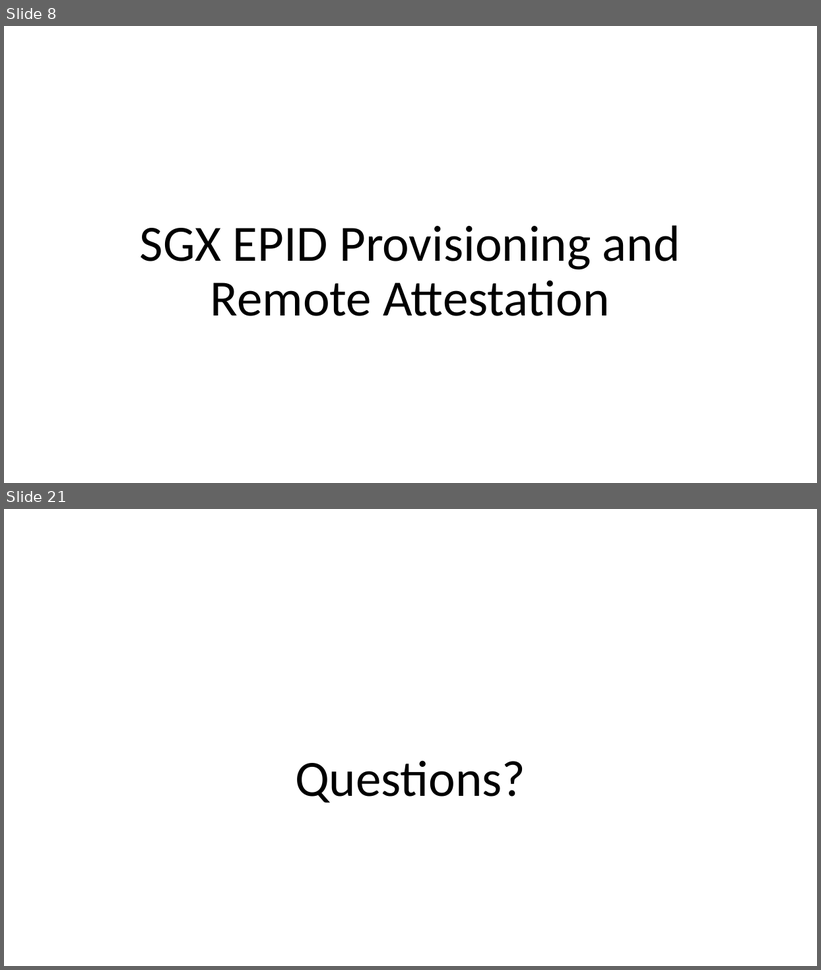
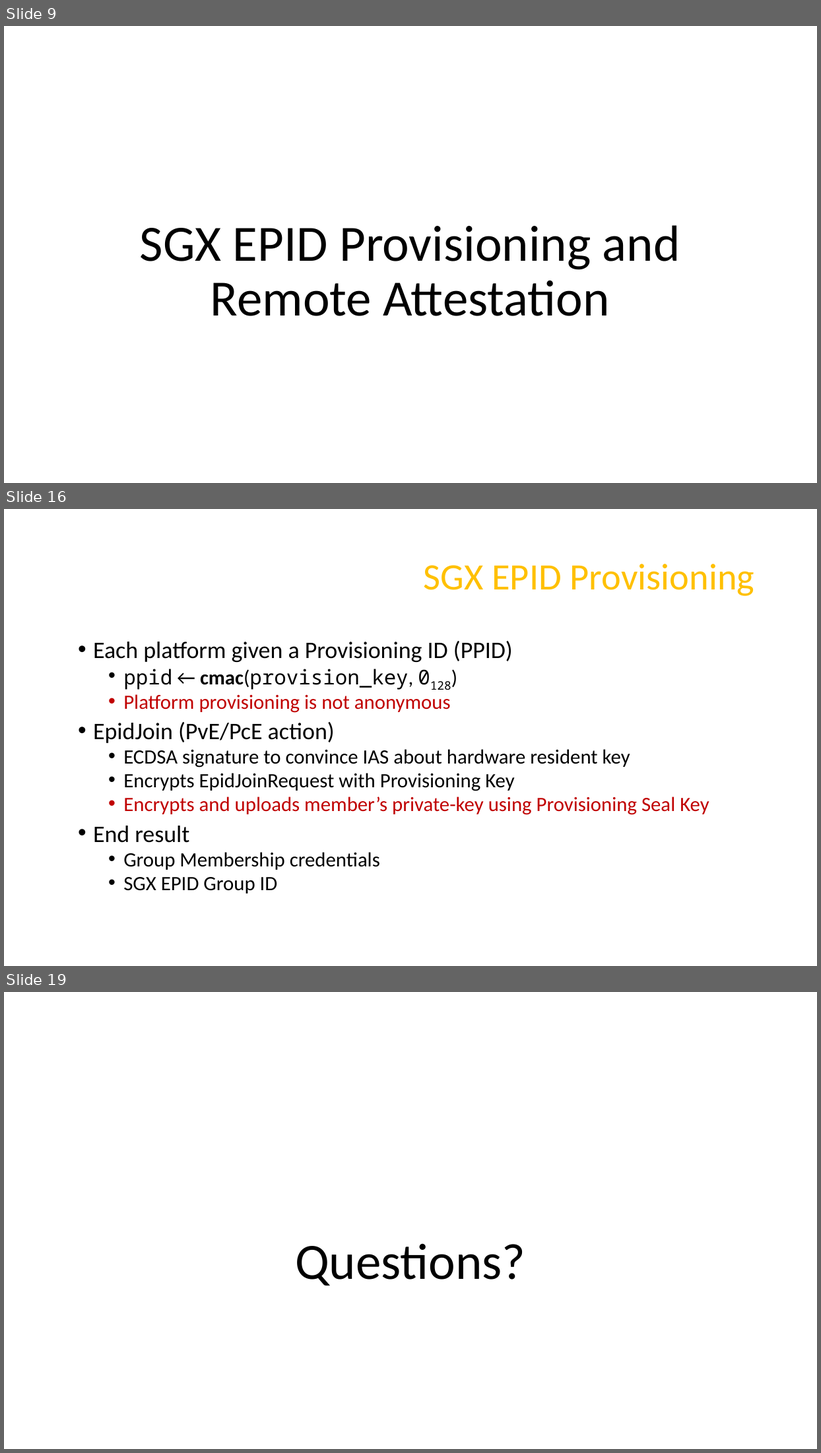
Before and after one commit to axelexic/sgx_remote_attestation_bh_17, a slide deck: presentation/us-17-Swami-SGX-Remote-Attestation-Is-Not-Sufficient.pptx. Shown one above the other, each under a label of ours: slides 8 and 21 before the commit, slides 9, 16 and 19 after it; the slides between them are not shown. The pictures are 821x970 and 821x1453 pixels, drawn with LibreOffice and Linux fonts; fonts in the diff are those of the drawing; background and template pictures are left out. Boxes give left, top, right and bottom in pixels: in the first picture for what was removed or moved away, otherwise in the second. Text is boxed around its words. In the diff, an @@ line names an element or a change of style, - is before the commit and + after.

```diff
--- a/presentation/us-17-Swami-SGX-Remote-Attestation-Is-Not-Sufficient.pptx
+++ b/presentation/us-17-Swami-SGX-Remote-Attestation-Is-Not-Sufficient.pptx
@@ slide 16 added at [4,509,817,966], background picture (left out) @@
@@ title added at [424,564,754,596], 44 pt, text #FFC000 @@
+SGX EPID Provisioning
@@ text added at [93,641,709,894], 24 pt, text #000000 @@
+• Each platform given a Provisioning ID (PPID)
+  • ppid ← cmac(provision_key, 0128)
+  • Platform provisioning is not anonymous
+• EpidJoin (PvE/PcE action)
+  • ECDSA signature to convince IAS about hardware resident key
+  • Encrypts EpidJoinRequest with Provisioning Key
+  • Encrypts and uploads member’s private-key using Provisioning Seal Key
+• End result
+  • Group Membership credentials
+  • SGX EPID Group ID
@@ what was slide 8 is now slide 9 @@
@@ what was slide 21 is now slide 19 @@
```
Also in this commit, not shown: 13 slides changed, 3 other slides added, 2 slides removed, 3 other files.
